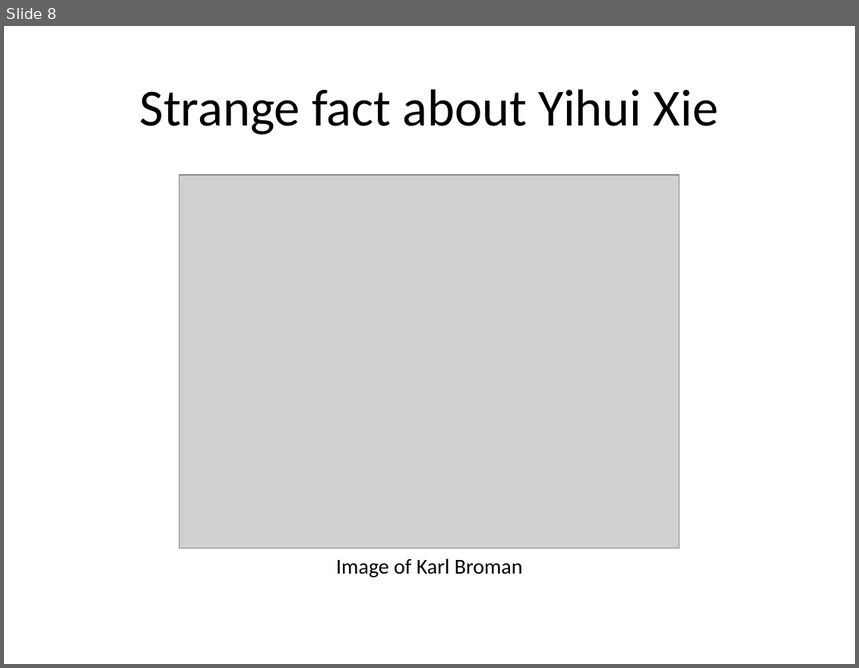
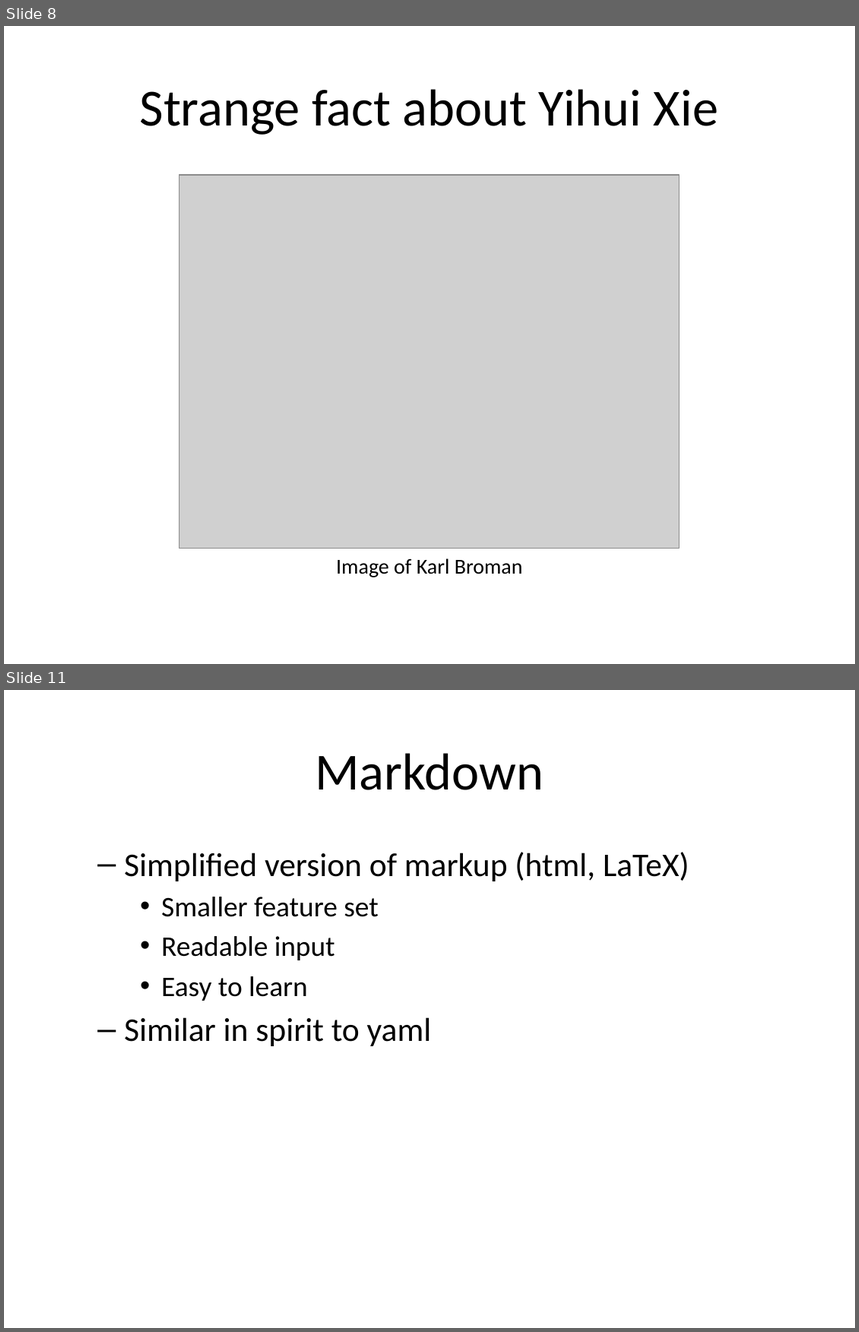
Before and after one commit to pmean/posters-with-pagedown, a slide deck: src/posters.pptx. Shown one above the other, each under a label of ours: slide 8 before the commit, slides 8 and 11 after it; the slides between them are not shown. The pictures are 859x668 and 859x1332 pixels, drawn with LibreOffice and Linux fonts; fonts in the diff are those of the drawing; grey boxes stand for pictures. Boxes give left, top, right and bottom in pixels: in the first picture for what was removed or moved away, otherwise in the second. Text is boxed around its words. In the diff, an @@ line names an element or a change of style, - is before the commit and + after.

```diff
--- a/src/posters.pptx
+++ b/src/posters.pptx
@@ slide 11 added at (x1=4, y1=690, x2=855, y2=1328), background #FFFFFF @@
@@ title added at (x1=315, y1=753, x2=544, y2=790), 44 pt, text #000000 @@
+Markdown
@@ text added at (x1=124, y1=852, x2=690, y2=1046), 28 pt, text #000000 @@
+  – Simplified version of markup (html, LaTeX)
+    • Smaller feature set
+    • Readable input
+    • Easy to learn
+  – Similar in spirit to yaml
```
Also in this commit, not shown: 5 other slides added, 2 other files.
